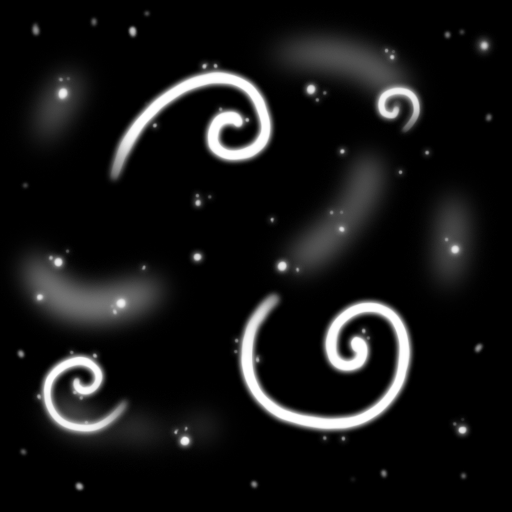
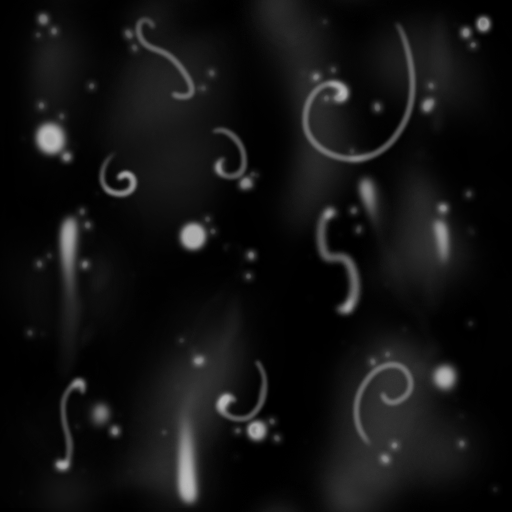
Layers edited between the first and the second w=512, h=512 image:
added layer "Group 4 copy" above "Group 4" over bbox(0, 0, 502, 512)
moved "Layer 4" into group "Group 1", painted on it over bbox(14, 8, 502, 499)
moved "Layer 3" into group "Group 1", painted on it over bbox(0, 0, 502, 501)
hid "Layer 2 copy 2", moved it into group "Group 1", painted on it over bbox(30, 30, 473, 473)
hid "Layer 2", moved it into group "Group 1", painted on it over bbox(35, 35, 468, 468)
